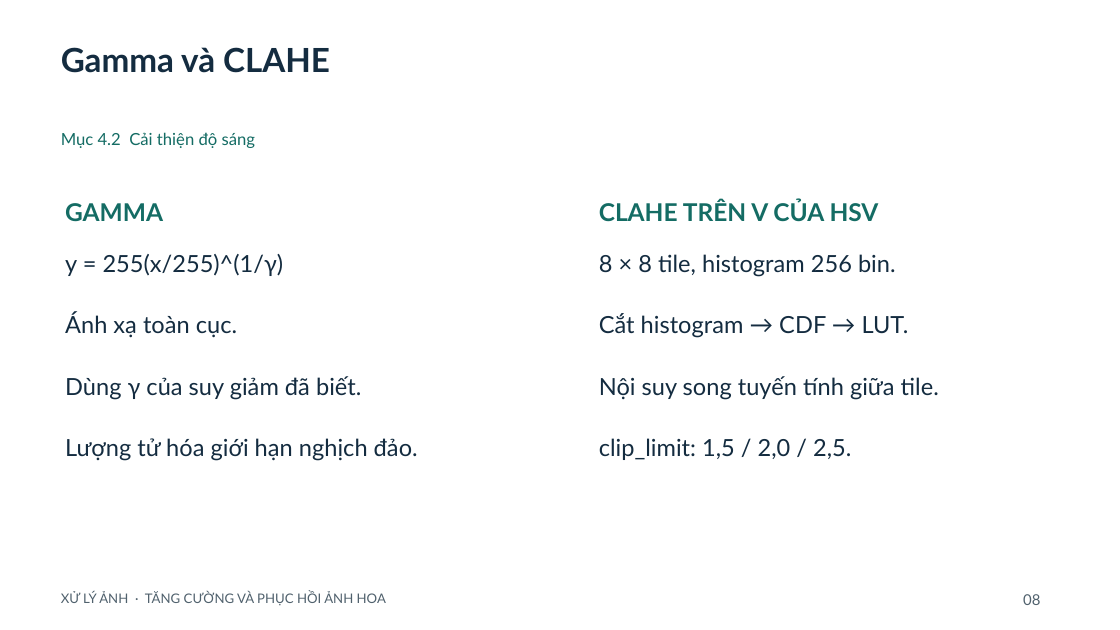
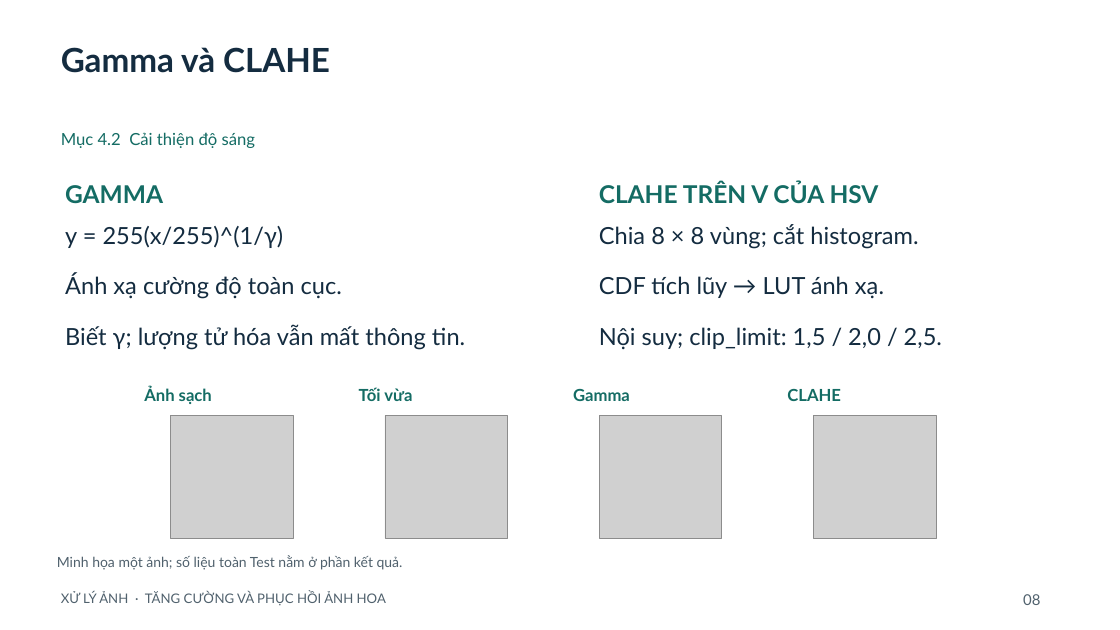
Before and after one commit to ngtd-2609/flower-image-restoration-cnn, a slide deck: slide 8 of docs/SLIDES_REVISED.pptx. Drawn at 1120x630 pixels with LibreOffice and Linux fonts; fonts in the diff are those of the drawing; grey boxes stand for pictures. Boxes give left, top, right and bottom in pixels: in the first picture for what was removed or moved away, otherwise in the second. Text is boxed around its words. In the diff, an @@ line names an element or a change of style, - is before the commit and + after.

```diff
--- a/docs/SLIDES_REVISED.pptx
+++ b/docs/SLIDES_REVISED.pptx
@@ text "GAMMA": place and size @@
-text "GAMMA" at bbox=[65, 203, 163, 222]
+text "GAMMA" at bbox=[65, 185, 163, 204]
@@ text "CLAHE TRÊN V CỦA HSV": place and size @@
-text "CLAHE TRÊN V CỦA HSV" at bbox=[599, 199, 879, 222]
+text "CLAHE TRÊN V CỦA HSV" at bbox=[599, 181, 879, 204]
@@ text "y = 255(x/255)^(1/γ)": place and size @@
-text "y = 255(x/255)^(1/γ)" at bbox=[65, 254, 284, 276]
+text "y = 255(x/255)^(1/γ)" at bbox=[65, 226, 284, 248]
@@ text at bbox=[599, 224, 918, 249]: text changed @@
-8 × 8 tile, histogram 256 bin.
+Chia 8 × 8 vùng; cắt histogram.
@@ text at bbox=[65, 273, 342, 299]: text changed @@
-Ánh xạ toàn cục.
+Ánh xạ cường độ toàn cục.
@@ text at bbox=[599, 276, 884, 298]: text changed @@
-Cắt histogram → CDF → LUT.
+CDF tích lũy → LUT ánh xạ.
@@ text at bbox=[65, 324, 465, 350]: text changed @@
-Dùng γ của suy giảm đã biết.
+Biết γ; lượng tử hóa vẫn mất thông tin.
@@ text at bbox=[599, 327, 942, 349]: text changed @@
-Nội suy song tuyến tính giữa tile.
+Nội suy; clip_limit: 1,5 / 2,0 / 2,5.
@@ text added at bbox=[144, 387, 212, 404], 14.2 pt, text #146C64, bold @@
+Ảnh sạch
@@ text added at bbox=[359, 387, 412, 401], 14.2 pt, text #146C64, bold @@
+Tối vừa
@@ text added at bbox=[573, 389, 630, 401], 14.2 pt, text #146C64, bold @@
+Gamma
@@ text added at bbox=[787, 389, 841, 401], 14.2 pt, text #146C64, bold @@
+CLAHE
@@ picture added at bbox=[171, 416, 293, 539] @@
@@ picture added at bbox=[385, 416, 507, 539] @@
@@ picture added at bbox=[600, 416, 723, 539] @@
@@ picture added at bbox=[814, 416, 937, 539] @@
@@ text removed at bbox=[65, 438, 418, 461] @@
-Lượng tử hóa giới hạn nghịch đảo.
@@ text removed at bbox=[599, 438, 851, 460] @@
-clip_limit: 1,5 / 2,0 / 2,5.
@@ text added at bbox=[57, 555, 403, 570], 12 pt, text #50616D @@
+Minh họa một ảnh; số liệu toàn Test nằm ở phần kết quả.
```
Also in this commit, not shown: 18 other slides changed, 4 other files.
